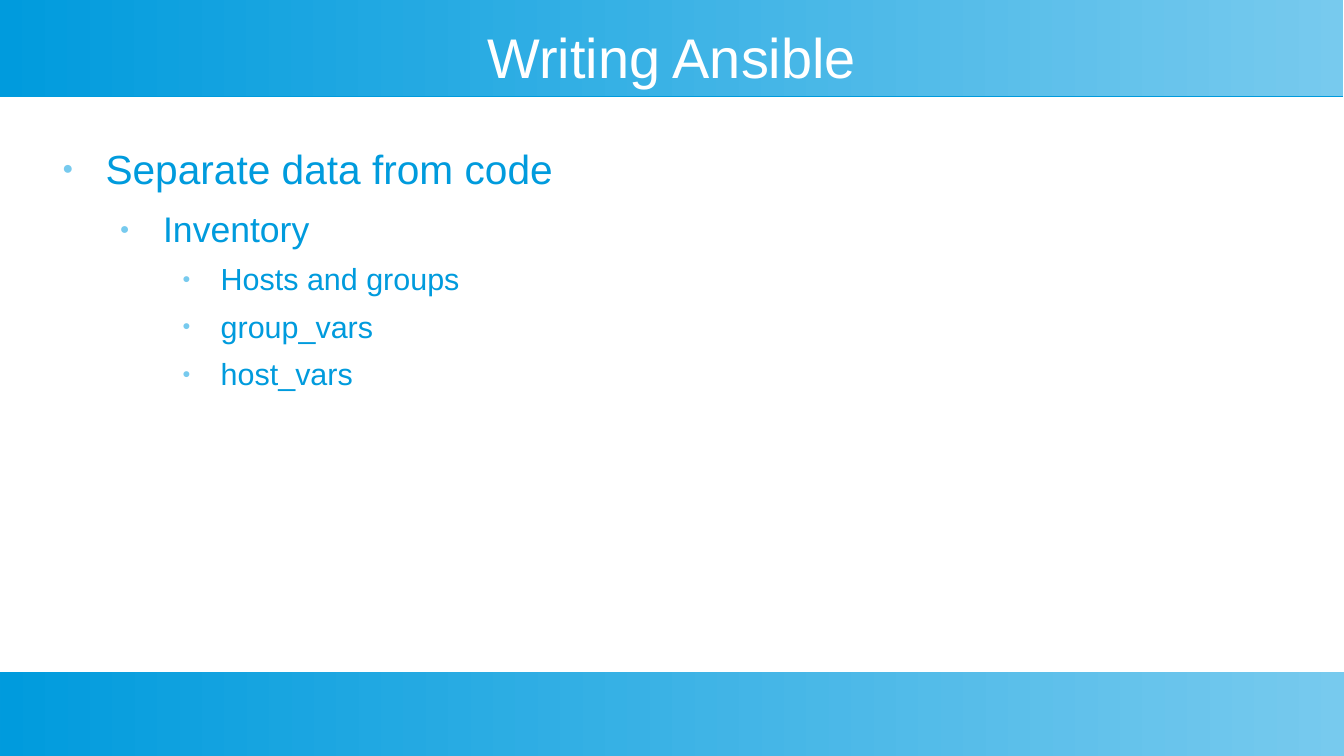
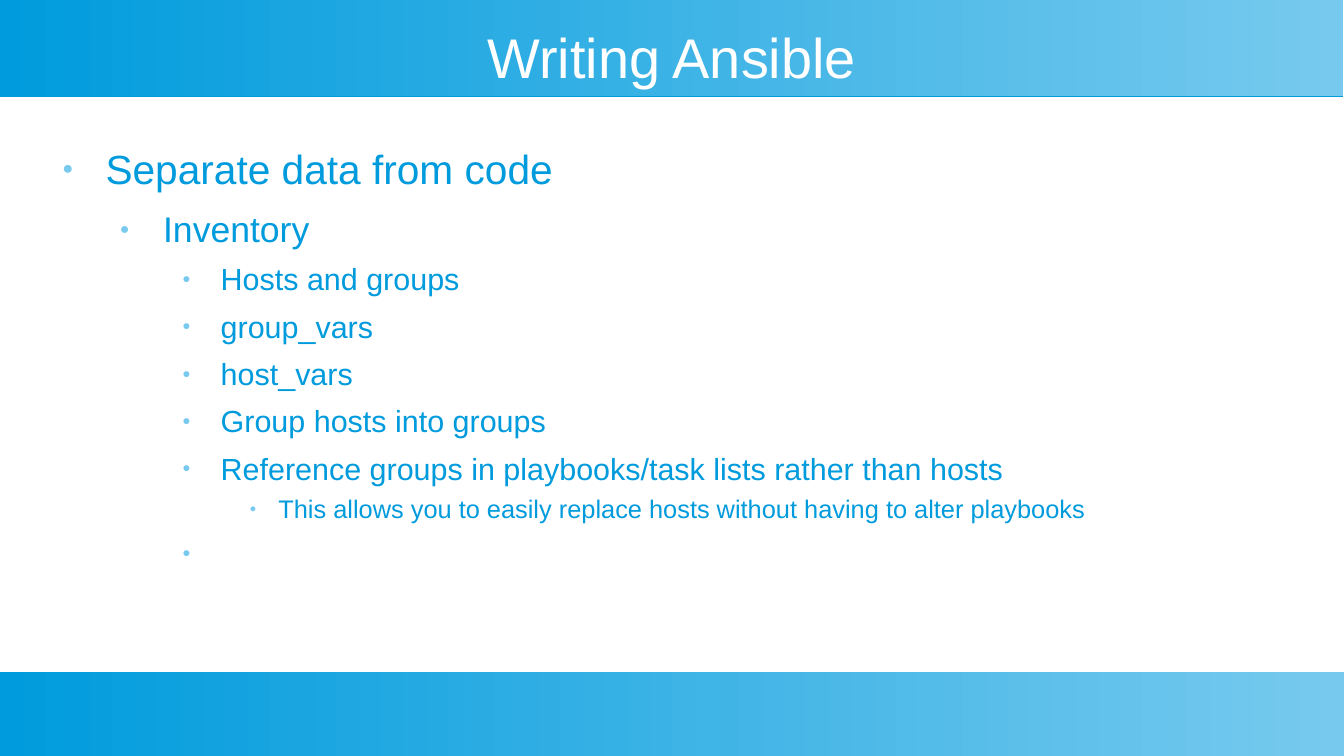
Before and after one commit to riffraff169/ansible-training, a slide deck: slide 4 of docs/ansible-slides.pptx. Drawn at 1344x756 pixels with LibreOffice and Linux fonts; fonts in the diff are those of the drawing. Boxes give left, top, right and bottom in pixels: in the first picture for what was removed or moved away, otherwise in the second. Text is boxed around its words. In the diff, an @@ line names an element or a change of style, - is before the commit and + after.

```diff
--- a/docs/ansible-slides.pptx
+++ b/docs/ansible-slides.pptx
@@ text at bbox=[221, 410, 1085, 524]: paragraphs added @@
+    ● Group hosts into groups
+    ● Reference groups in playbooks/task lists rather than hosts
+      ● This allows you to easily replace hosts without having to alter playbooks
```
Also in this commit, not shown: 1 slide added, 37 other files.
